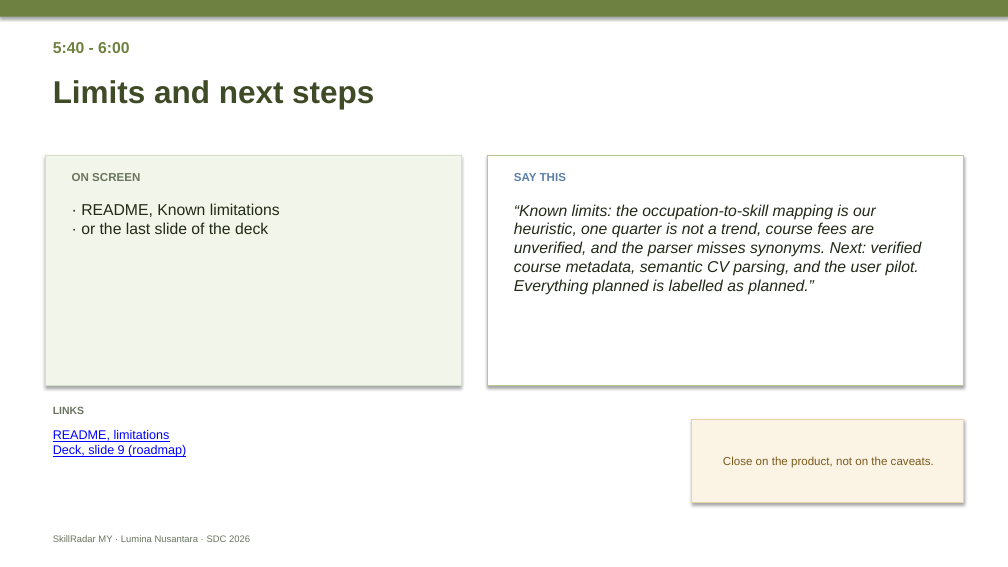
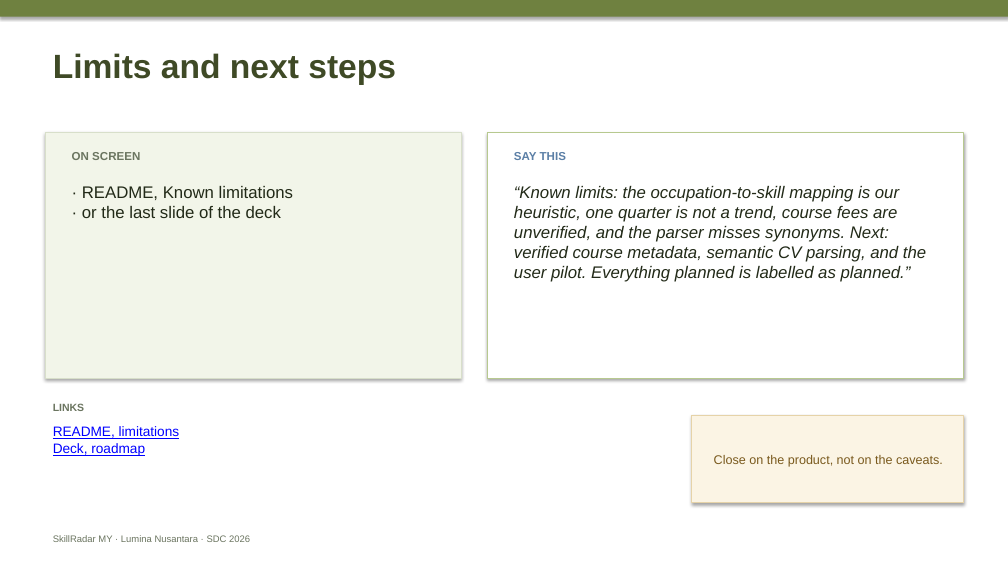
Before and after one commit to douyinlin/sdc2026-lumina-nusantara, a slide deck: slide 7 of team/CUE_DECK_4min10_to_6min.pptx (slide 8 before the commit). Drawn at 1008x567 pixels with LibreOffice and Linux fonts; fonts in the diff are those of the drawing. Boxes give left, top, right and bottom in pixels: in the first picture for what was removed or moved away, otherwise in the second. Text is boxed around its words. In the diff, an @@ line names an element or a change of style, - is before the commit and + after.

```diff
--- a/team/CUE_DECK_4min10_to_6min.pptx
+++ b/team/CUE_DECK_4min10_to_6min.pptx
@@ text "Limits and next steps" moved from (x1=53, y1=80, x2=374, y2=109) to (x1=53, y1=53, x2=396, y2=85) @@
@@ text "Limits and next steps" at (x1=53, y1=53, x2=396, y2=85): size 30 to 32 pt @@
@@ text removed at (x1=53, y1=42, x2=130, y2=53) @@
-5:40 - 6:00
@@ rectangle resized from (x1=45, y1=155, x2=461, y2=386) to (x1=45, y1=132, x2=461, y2=378) @@
@@ text "ON SCREEN" moved from (x1=72, y1=173, x2=140, y2=181) to (x1=72, y1=152, x2=140, y2=160) @@
@@ rectangle resized from (x1=488, y1=155, x2=964, y2=386) to (x1=488, y1=132, x2=964, y2=378) @@
@@ text "SAY THIS" moved from (x1=514, y1=173, x2=566, y2=181) to (x1=514, y1=152, x2=566, y2=160) @@
@@ text "· README, Known limitations" moved from (x1=81, y1=203, x2=280, y2=234) to (x1=82, y1=186, x2=293, y2=218) @@
@@ text "· README, Known limitations" at (x1=82, y1=186, x2=293, y2=218): size 15 to 16 pt @@
@@ text "“Known limits: the occupation-to-skill mapping ..." at (x1=514, y1=186, x2=926, y2=282): size 15 to 16 pt @@
@@ text "“Known limits: the occupation-to-skill mapping ..." moved from (x1=514, y1=204, x2=922, y2=295) to (x1=514, y1=186, x2=926, y2=282) @@
@@ rectangle "Close on the product, not ..." resized from (x1=692, y1=420, x2=964, y2=503) to (x1=692, y1=416, x2=964, y2=503) @@
@@ rectangle "Close on the product, not ..." at (x1=692, y1=416, x2=964, y2=503): size 11 to 12 pt @@
@@ text at (x1=53, y1=443, x2=145, y2=456): text changed; size 12 to 13 pt @@
-Deck, slide 9 (roadmap)
+Deck, roadmap
@@ text at (x1=53, y1=426, x2=180, y2=439): size 12 to 13 pt in "README, limitations" @@
```
Also in this commit, not shown: 6 other slides changed, 1 slide removed, 2 other files.
